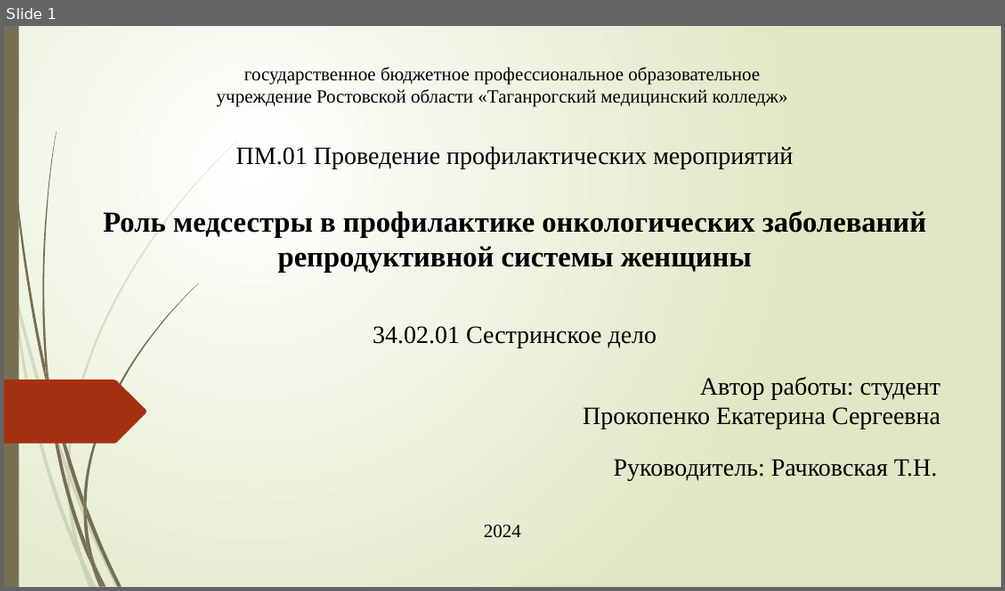
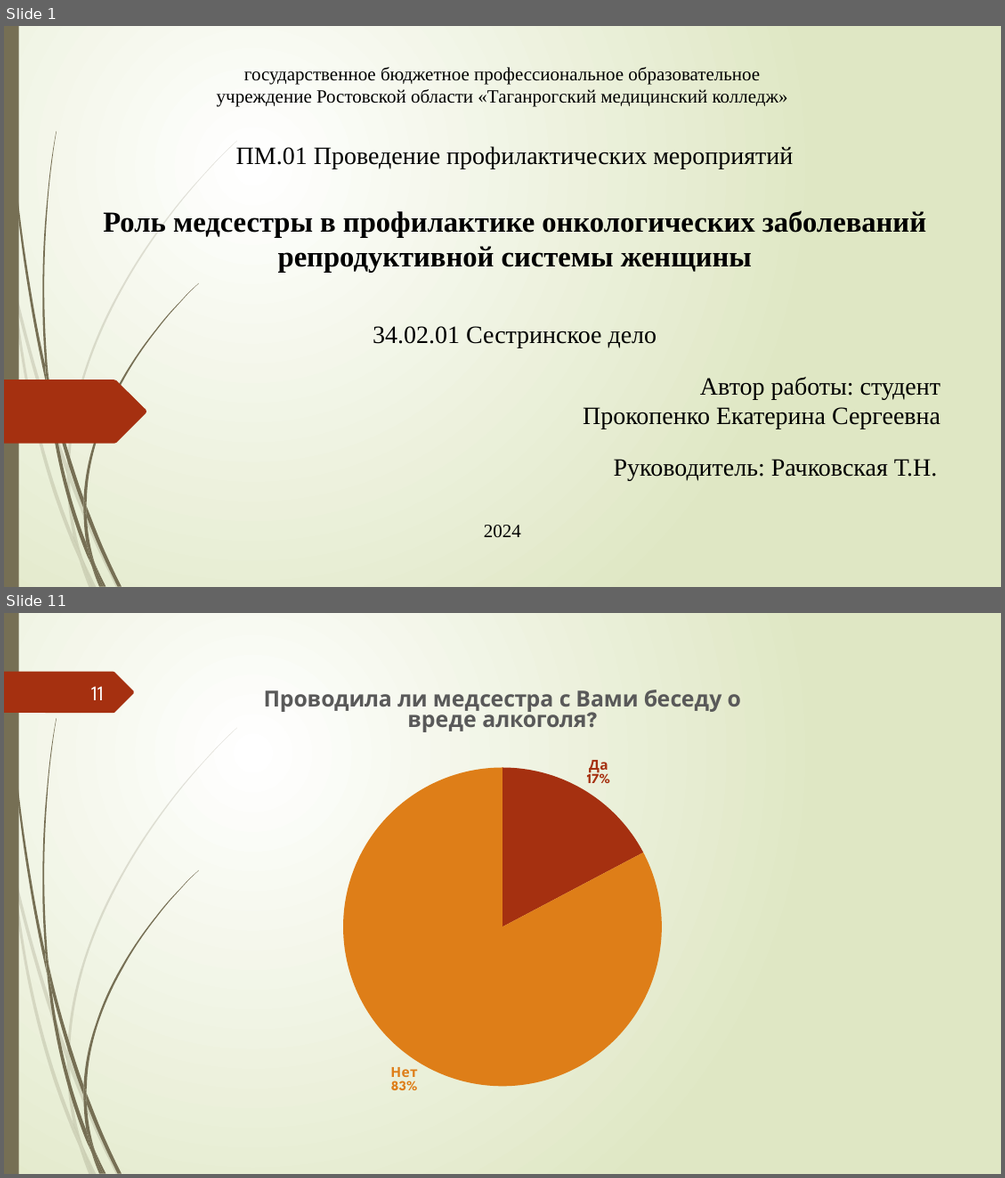
Before and after one commit to cottarius/kate-kurs, a slide deck: ProkopenkoES.pptx. Shown one above the other, each under a label of ours: slide 1 before the commit, slides 1 and 11 after it; the slides between them are not shown. The pictures are 1005x591 and 1005x1178 pixels, drawn with LibreOffice and Linux fonts; fonts in the diff are those of the drawing. Boxes give left, top, right and bottom in pixels: in the first picture for what was removed or moved away, otherwise in the second. Text is boxed around its words. In the diff, an @@ line names an element or a change of style, - is before the commit and + after.

```diff
--- a/ProkopenkoES.pptx
+++ b/ProkopenkoES.pptx
@@ slide 11 added at (4, 613, 1001, 1174), background gradient #FFFFFF to #DFE8C4; not listed: 23 template elements that a slide beside it also shows @@
@@ freeform shape added at (4, 672, 134, 713), fill #A53010 @@
@@ page number added at (91, 686, 104, 700), 20 pt, text #FEFFFF @@
+11
@@ pie chart added at (170, 672, 834, 1116) @@
+title "Проводила ли медсестра с Вами беседу о вреде алкоголя?"
+categories: Да, Нет
+Проводила ли медсестра с Вами беседу о вреде алкоголя?: 17, 83
```
Also in this commit, not shown: 1 slide changed, 14 other slides added, 2 other files.
